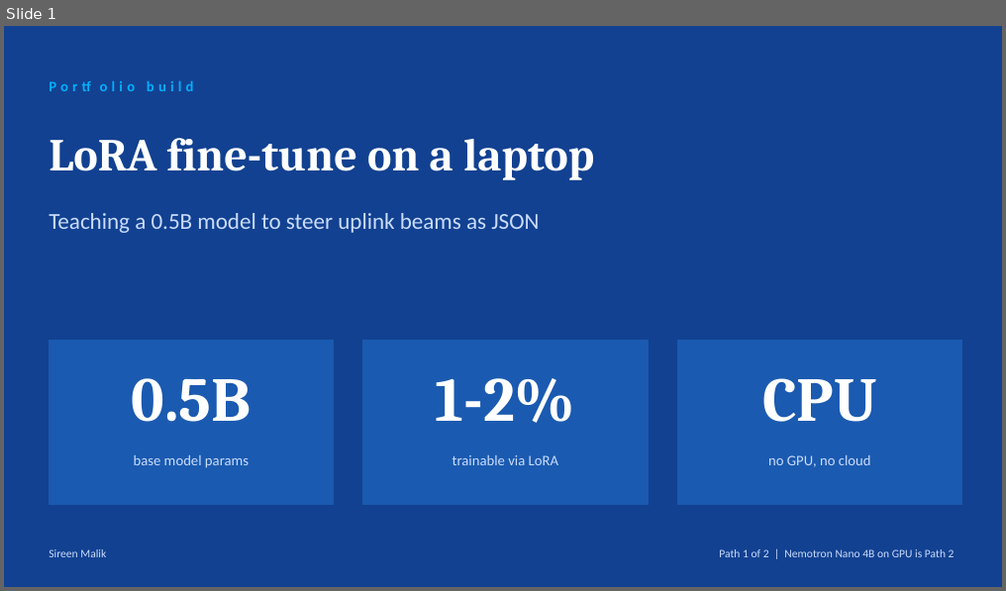
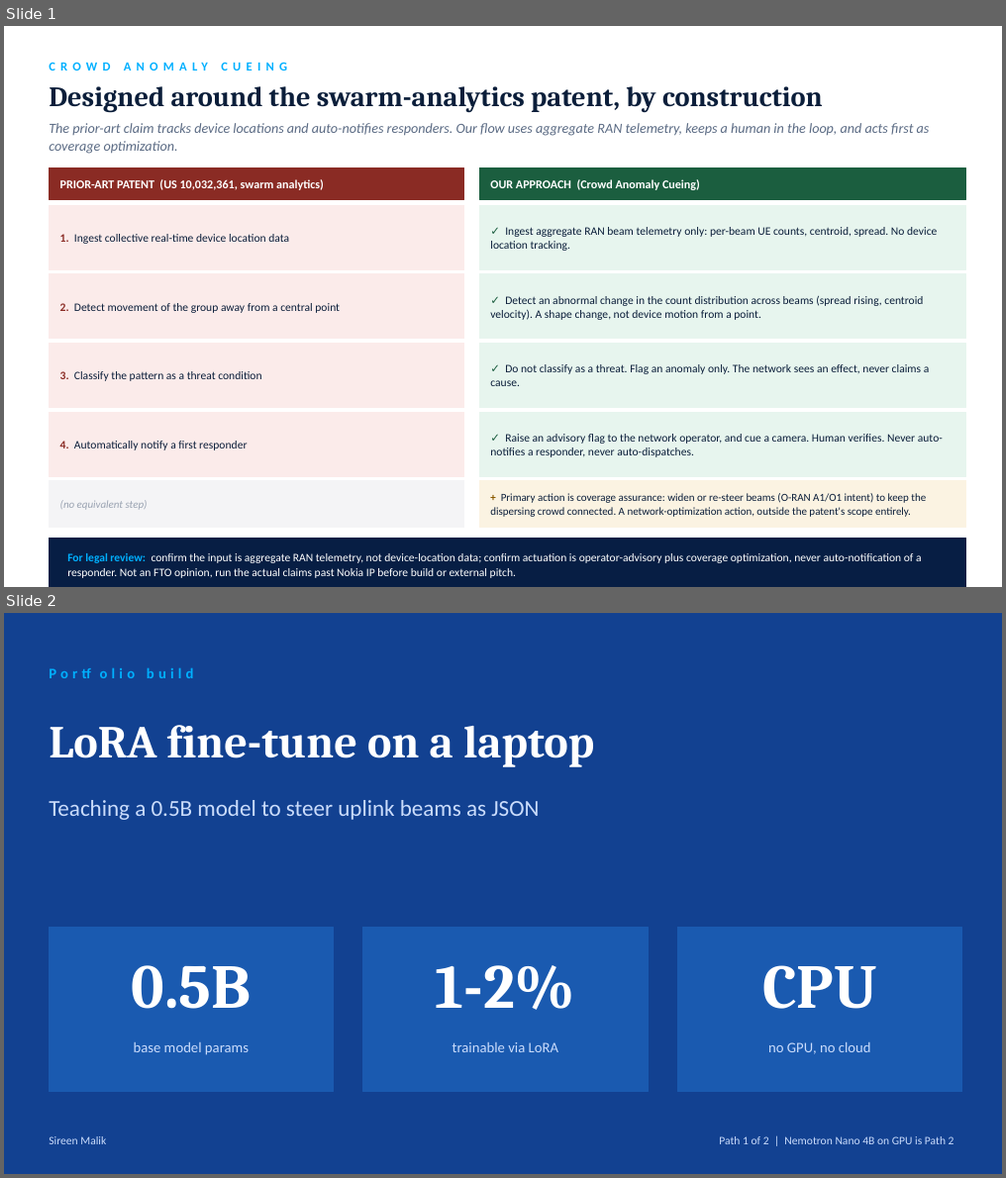
Before and after one commit to sireenmalik/BeamMeUpQwen, a slide deck: lora_training_walkthrough.pptx. Shown one above the other, each under a label of ours: slide 1 before the commit, slides 1 and 2 after it. The pictures are 1006x591 and 1006x1178 pixels, drawn with LibreOffice and Linux fonts; fonts in the diff are those of the drawing. Boxes give left, top, right and bottom in pixels: in the first picture for what was removed or moved away, otherwise in the second. Text is boxed around its words. In the diff, an @@ line names an element or a change of style, - is before the commit and + after.

```diff
--- a/lora_training_walkthrough.pptx
+++ b/lora_training_walkthrough.pptx
@@ slide 1 added at bbox=[4, 26, 1002, 587], background #FFFFFF @@
@@ text added at bbox=[49, 86, 823, 113], 27 pt, text #0B1E3A, bold @@
+Designed around the swarm-analytics patent, by construction
@@ text added at bbox=[49, 123, 930, 154], 13.5 pt, text #5B6B84, italic @@
+The prior-art claim tracks device locations and auto-notifies responders. Our flow uses aggregate RAN telemetry, keeps a human in the loop, and acts first as coverage optimization.
@@ rectangle added at bbox=[49, 169, 464, 199], fill #8A2B24, outline #8A2B24 1 pt @@
@@ rectangle added at bbox=[479, 169, 966, 199], fill #1B5E3F, outline #1B5E3F 1 pt @@
@@ text added at bbox=[60, 179, 324, 190], 11.5 pt, text #FFFFFF, bold @@
+PRIOR-ART PATENT (US 10,032,361, swarm analytics)
@@ text added at bbox=[490, 179, 700, 190], 11.5 pt, text #FFFFFF, bold @@
+OUR APPROACH (Crowd Anomaly Cueing)
@@ rectangle added at bbox=[49, 205, 464, 271], fill #FBEBEA, outline #FBEBEA 1 pt @@
@@ rectangle added at bbox=[479, 205, 966, 271], fill #E7F5EE, outline #E7F5EE 1 pt @@
@@ text added at bbox=[490, 227, 937, 251], 11 pt, text #0B1E3A @@
+✓ Ingest aggregate RAN beam telemetry only: per-beam UE counts, centroid, spread. No device location tracking.
@@ text added at bbox=[60, 234, 289, 244], 11 pt, text #0B1E3A @@
+1. Ingest collective real-time device location data
@@ rectangle added at bbox=[49, 274, 464, 339], fill #FBEBEA, outline #FBEBEA 1 pt @@
@@ rectangle added at bbox=[479, 274, 966, 339], fill #E7F5EE, outline #E7F5EE 1 pt @@
@@ text added at bbox=[60, 303, 340, 313], 11 pt, text #0B1E3A @@
+2. Detect movement of the group away from a central point
@@ text added at bbox=[490, 296, 923, 320], 11 pt, text #0B1E3A @@
+✓ Detect an abnormal change in the count distribution across beams (spread rising, centroid velocity). A shape change, not device motion from a point.
@@ rectangle added at bbox=[49, 344, 464, 408], fill #FBEBEA, outline #FBEBEA 1 pt @@
@@ rectangle added at bbox=[479, 344, 966, 408], fill #E7F5EE, outline #E7F5EE 1 pt @@
@@ text added at bbox=[60, 372, 261, 381], 11 pt, text #0B1E3A @@
+3. Classify the pattern as a threat condition
@@ text added at bbox=[490, 365, 930, 386], 11 pt, text #0B1E3A @@
+✓ Do not classify as a threat. Flag an anomaly only. The network sees an effect, never claims a cause.
@@ rectangle added at bbox=[49, 412, 464, 476], fill #FBEBEA, outline #FBEBEA 1 pt @@
@@ text added at bbox=[60, 441, 247, 451], 11 pt, text #0B1E3A @@
+4. Automatically notify a first responder
@@ rectangle added at bbox=[479, 412, 966, 476], fill #E7F5EE, outline #E7F5EE 1 pt @@
@@ text added at bbox=[490, 434, 943, 458], 11 pt, text #0B1E3A @@
+✓ Raise an advisory flag to the network operator, and cue a camera. Human verifies. Never auto-notifies a responder, never auto-dispatches.
@@ rectangle added at bbox=[49, 481, 464, 528], fill #F4F4F6, outline #F4F4F6 1 pt @@
@@ text added at bbox=[60, 500, 148, 510], 10.5 pt, text #9AA3B2, italic @@
+(no equivalent step)
@@ rectangle added at bbox=[479, 481, 966, 528], fill #FBF3E2, outline #FBF3E2 1 pt @@
@@ text added at bbox=[490, 493, 926, 517], 10.5 pt, text #0B1E3A @@
++ Primary action is coverage assurance: widen or re-steer beams (O-RAN A1/O1 intent) to keep the dispersing crowd connected. A network-optimization action, outside the patent's scope entirely.
@@ text added at bbox=[538, 507, 565, 515], 12 pt, text #00B0FF, bold @@
+CROWD ANOMALY CUEING
@@ rectangle added at bbox=[49, 538, 966, 587], fill #071E44, outline #071E44 1 pt @@
@@ text added at bbox=[67, 554, 922, 578], 11 pt, text #FFFFFF @@
+For legal review: confirm the input is aggregate RAN telemetry, not device-location data; confirm actuation is operator-advisory plus coverage optimization, never auto-notification of a responder. Not an FTO opinion, run the actual claims past Nokia IP before build or external pitch.
@@ what was slide 1 is now slide 2 @@
```
Also in this commit, not shown: 3 slides changed, 1 other slide added.
